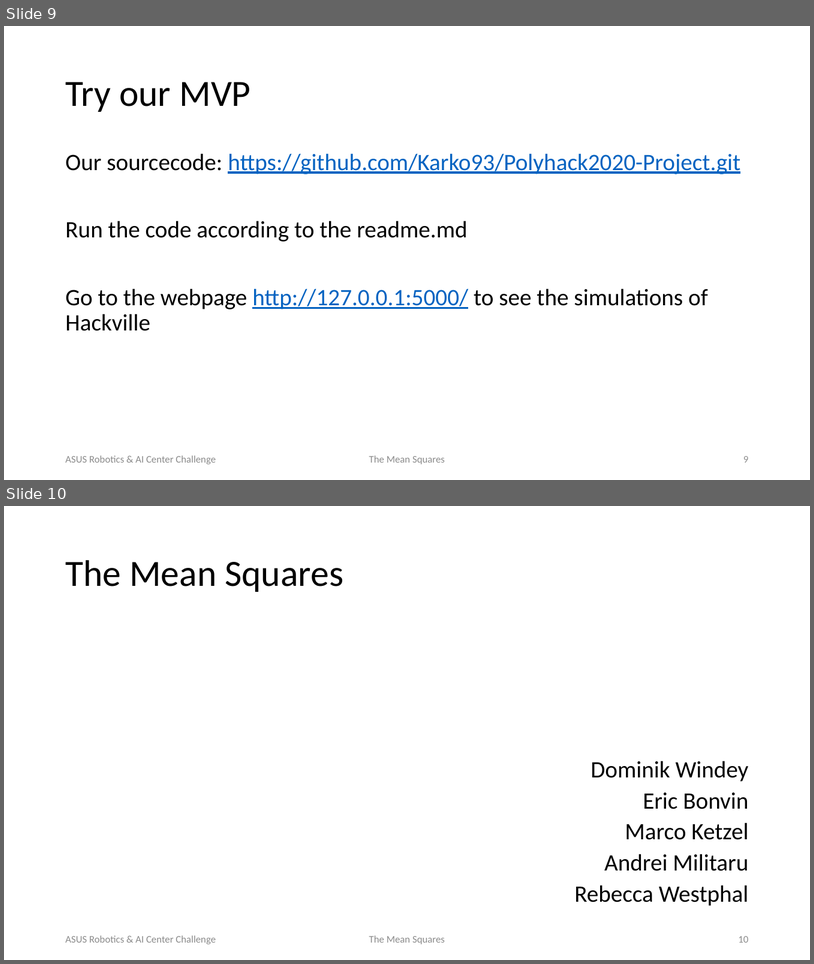
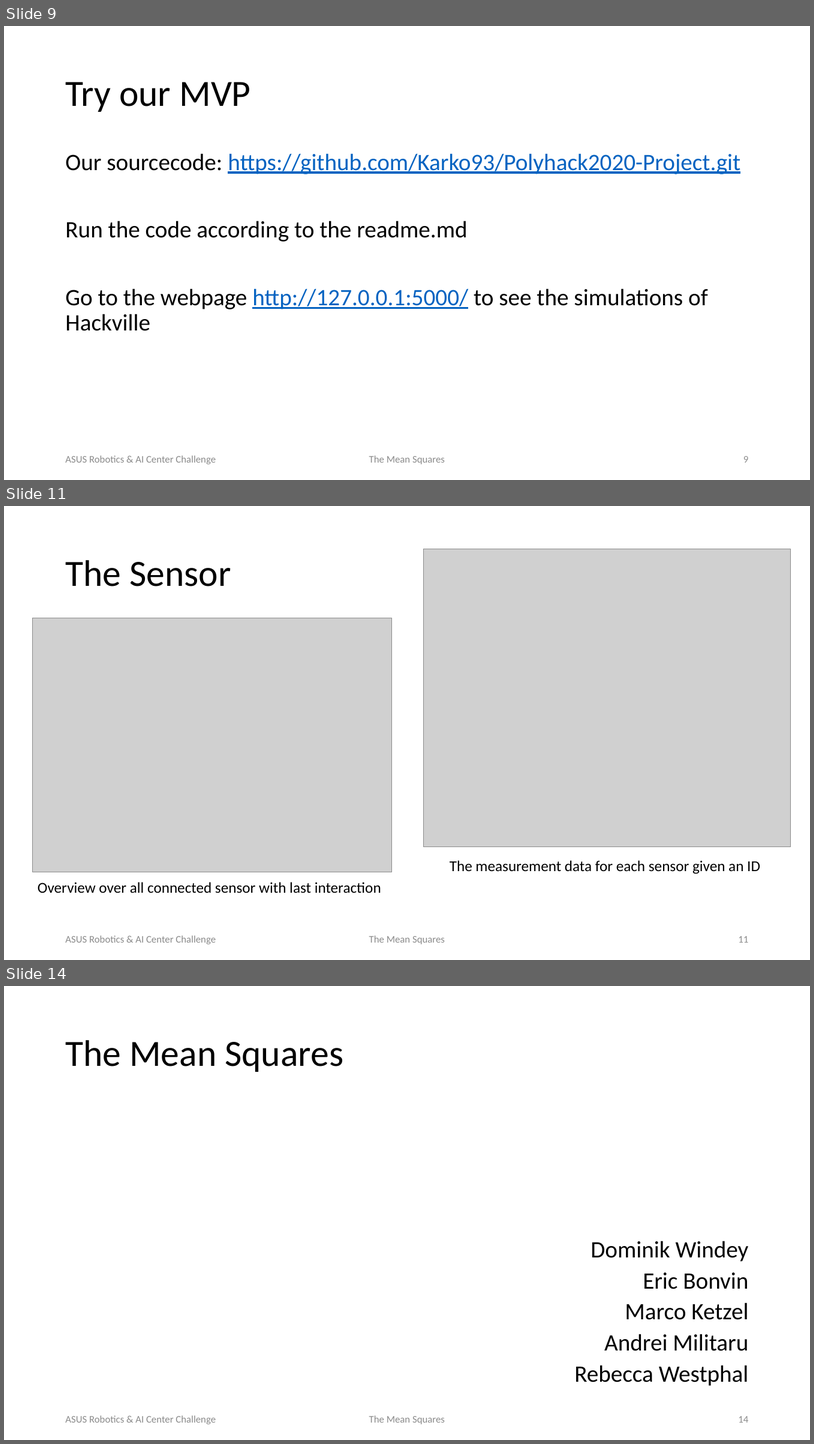
Before and after one commit to Karko93/Polyhack2020-Project, a slide deck: Documents/TheMeanSquares_ASUSChallenge.pptx. Shown one above the other, each under a label of ours: slides 9 and 10 before the commit, slides 9, 11 and 14 after it; the slides between them are not shown. The pictures are 814x964 and 814x1444 pixels, drawn with LibreOffice and Linux fonts; fonts in the diff are those of the drawing; grey boxes stand for pictures; background and template pictures are left out. Boxes give left, top, right and bottom in pixels: in the first picture for what was removed or moved away, otherwise in the second. Text is boxed around its words. In the diff, an @@ line names an element or a change of style, - is before the commit and + after.

```diff
--- a/Documents/TheMeanSquares_ASUSChallenge.pptx
+++ b/Documents/TheMeanSquares_ASUSChallenge.pptx
@@ slide 11 added at <box>4,506,810,960</box>, background picture (left out) @@
@@ picture added at <box>424,549,791,847</box> @@
@@ title added at <box>65,560,231,586</box>, 44 pt, text #000000 @@
+The Sensor
@@ picture added at <box>32,618,392,872</box> @@
@@ text added at <box>450,860,761,874</box>, 18 pt, text #000000 @@
+The measurement data for each sensor given an ID
@@ text added at <box>38,882,381,893</box>, 18 pt, text #000000 @@
+Overview over all connected sensor with last interaction
@@ text added at <box>65,935,216,944</box>, 12 pt, text #8C8C8C @@
+ASUS Robotics & AI Center Challenge
@@ text added at <box>369,935,445,944</box>, 12 pt, text #8C8C8C @@
+The Mean Squares
@@ page number added at <box>738,936,749,942</box>, 12 pt, text #8C8C8C @@
+11
@@ what was slide 10 is now slide 14 @@
@@ page number at <box>738,1416,749,1422</box>: text changed @@
-10
+14
```
Also in this commit, not shown: 3 other slides added, 1 other file.
